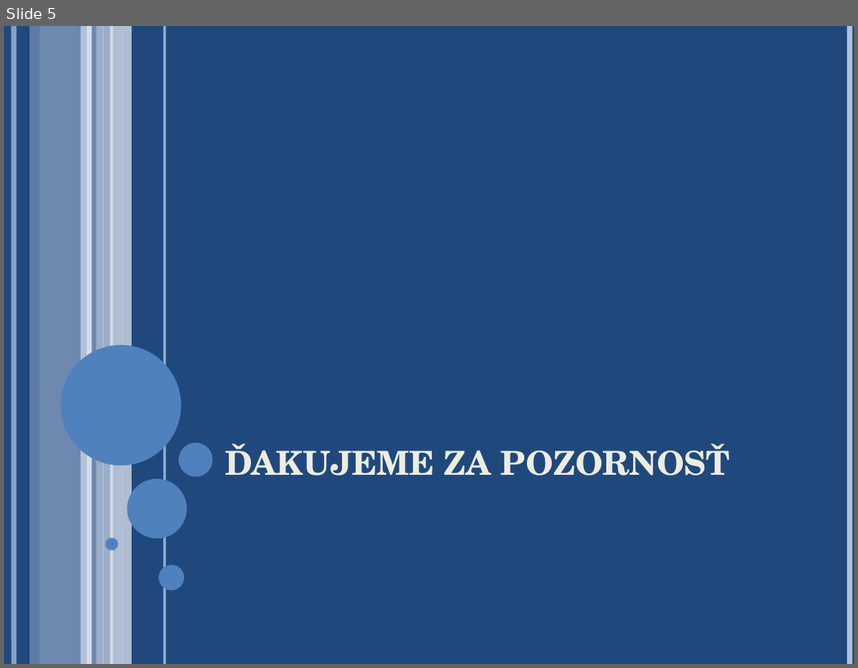
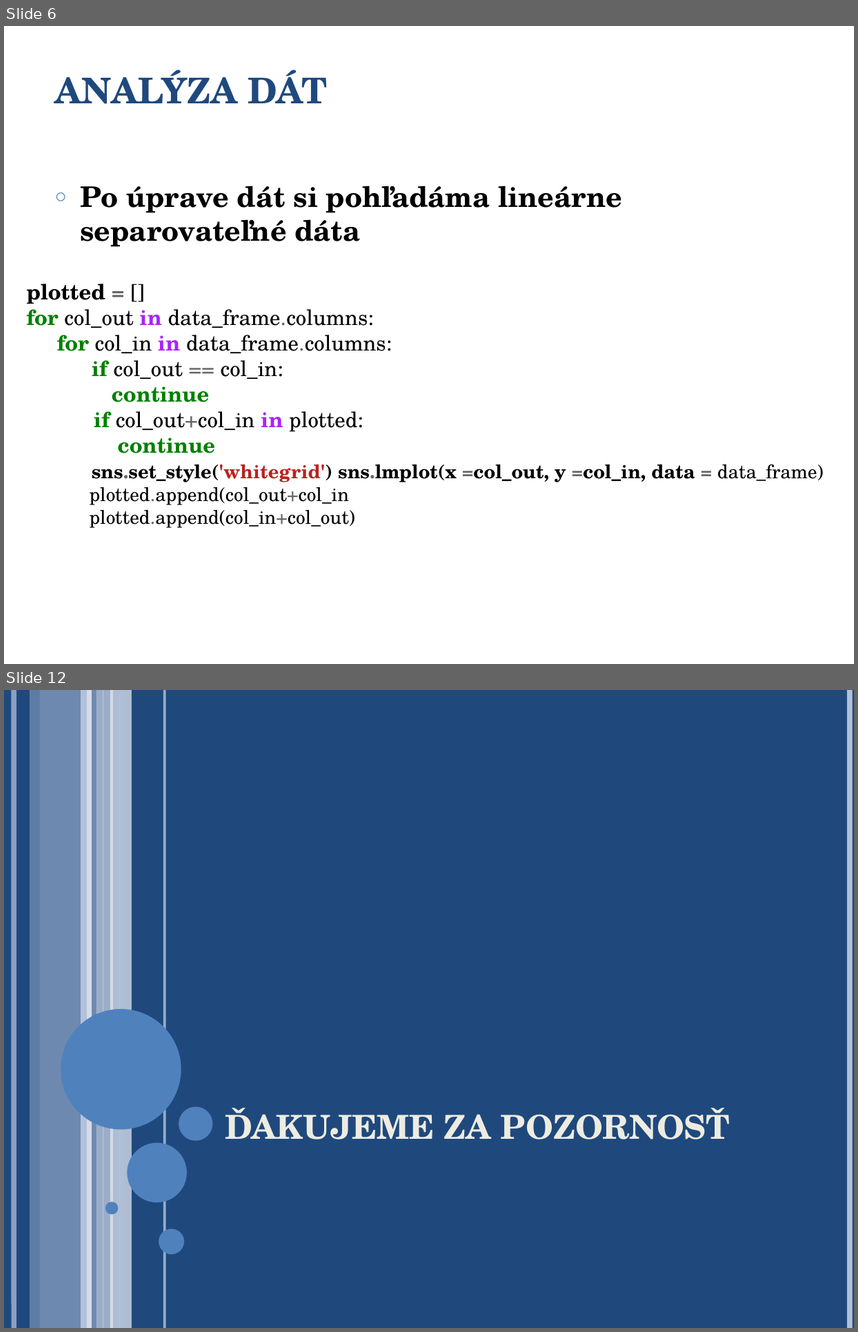
Before and after one commit to georgeob/Mate_NS2020, a slide deck: presentation.ppt. Shown one above the other, each under a label of ours: slide 5 before the commit, slides 6 and 12 after it; the slides between them are not shown. The pictures are 858x668 and 858x1332 pixels, drawn with LibreOffice and Linux fonts; fonts in the diff are those of the drawing. Boxes give left, top, right and bottom in pixels: in the first picture for what was removed or moved away, otherwise in the second. Text is boxed around its words. In the diff, an @@ line names an element or a change of style, - is before the commit and + after.

```diff
--- a/presentation.ppt
+++ b/presentation.ppt
@@ slide 6 added at (4,26,854,664), background #FFFFFF @@
@@ title added at (55,69,328,104), 30 pt, text #1F497D, bold @@
+ANALÝZA DÁT
@@ text added at (80,185,622,247), 24 pt, text #000000, bold @@
+○ Po úprave dát si pohľadáma lineárne separovateľné dáta
@@ text added at (27,283,824,528), 18 pt, text #000000 @@
+plotted = []
+for col_out in data_frame.columns:
+for col_in in data_frame.columns:
+if col_out == col_in:
+continue
+if col_out+col_in in plotted:
+continue
+sns.set_style('whitegrid') sns.lmplot(x =col_out, y =col_in, data = data_frame)
+plotted.append(col_out+col_in
+plotted.append(col_in+col_out)
@@ what was slide 5 is now slide 12 @@
```
Also in this commit, not shown: 4 slides changed, 7 other slides added, 1 slide removed.
